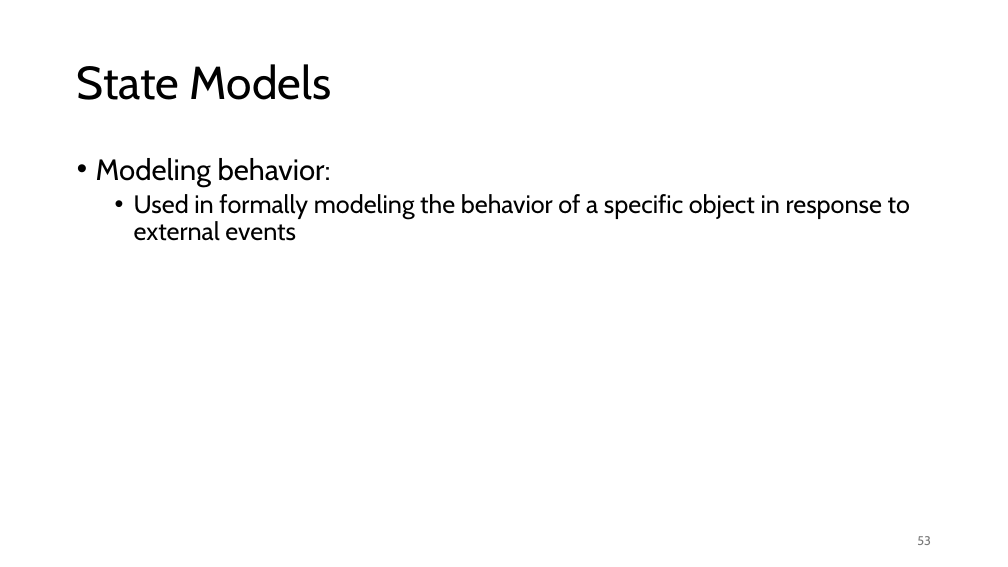
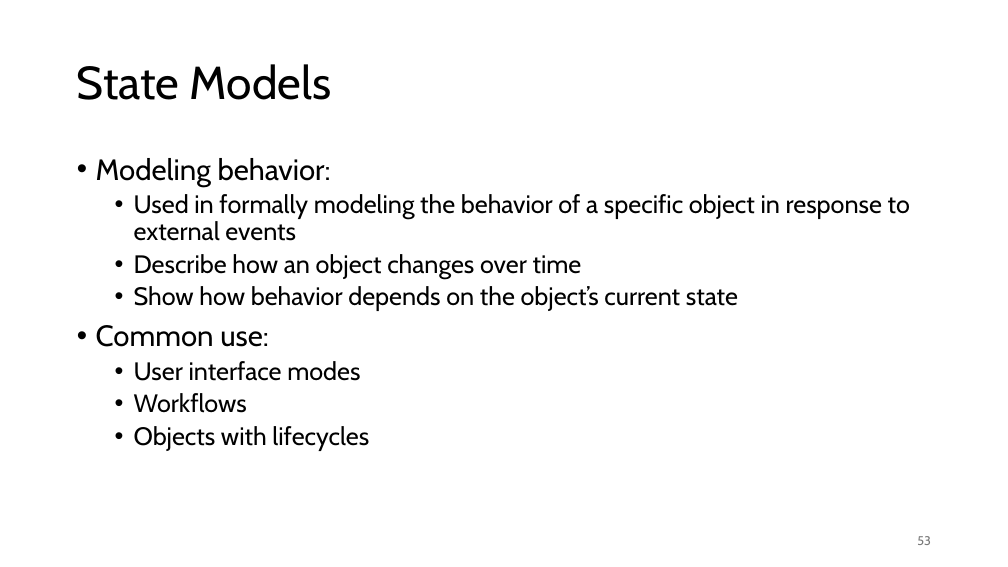
Before and after one commit to ualberta-cmput301/ualberta-cmput301.github.io, a slide deck: slide 53 of content/general/slides/2026 Revisions/03 Requirements.pptx. Drawn at 1008x567 pixels with LibreOffice and Linux fonts; fonts in the diff are those of the drawing. Boxes give left, top, right and bottom in pixels: in the first picture for what was removed or moved away, otherwise in the second. Text is boxed around its words. In the diff, an @@ line names an element or a change of style, - is before the commit and + after.

```diff
--- a/content/general/slides/2026 Revisions/03 Requirements.pptx
+++ b/content/general/slides/2026 Revisions/03 Requirements.pptx
@@ text at bbox=[96, 254, 738, 451]: paragraphs added @@
+  • Describe how an object changes over time
+  • Show how behavior depends on the object’s current state
+• Common use:
+  • User interface modes
+  • Workflows
+  • Objects with lifecycles
```
Also in this commit, not shown: 10 other slides changed, 1 slide added, 1 other file.
